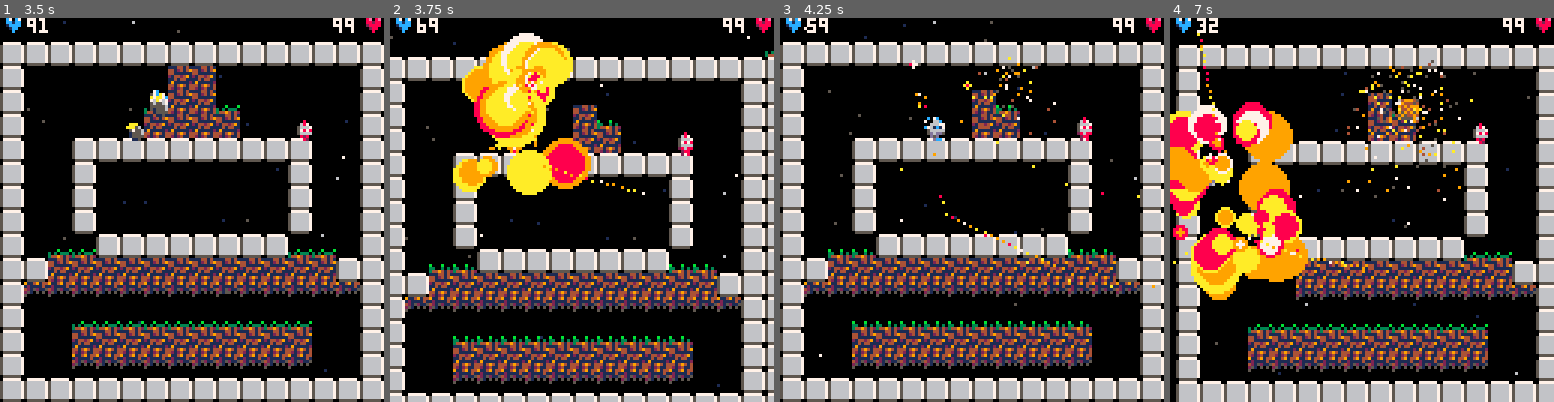
Above: before the commit, frames 1-4 (left to right).
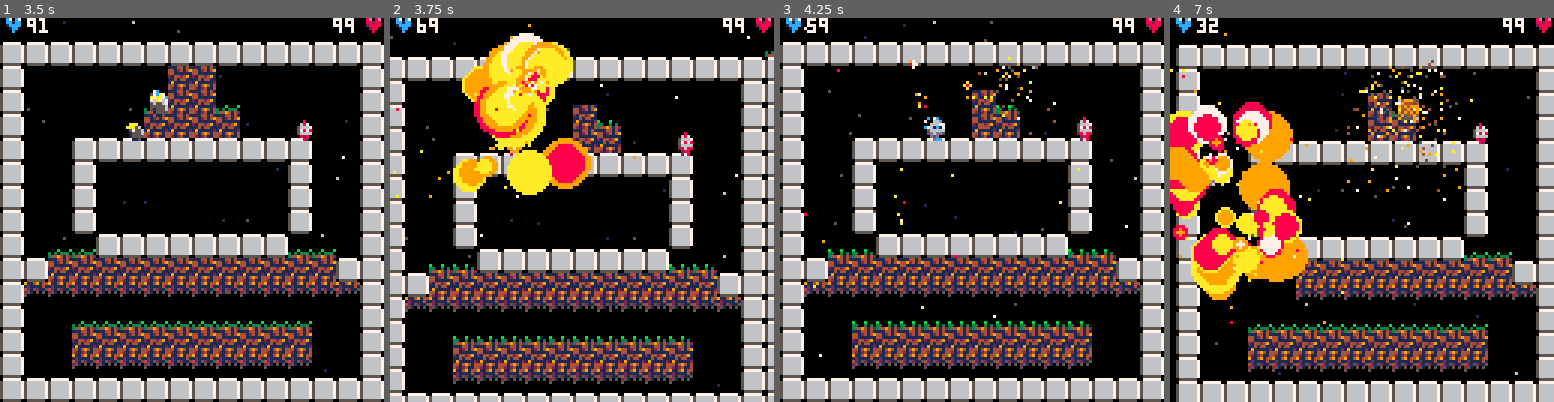
Above: after the commit, the same moments.

Repository: lkingsford/pico8-projects
Game: PICO-8 cartridge plat1.p8
The game is run twice, just before and just after one commit, with the same random seed, the same clock (stepped at 60 frames per second) and the same inputs.
Inputs:
- Up to frame 1 (3.5 s): tap X (X key) at 0.33, 1.07, 1.85, 2.97 s; tap O (Z key) at 0.7, 1.7, 2.1, 2.5, 2.9, 3.3 s; hold Right 1.6-2.1 s; hold Up 2.15-2.42 s; hold Right 2.47-3.03 s; hold Left from 3.08 s (still down)
- Up to frame 2 (3.75 s): release Left at 3.58 s; hold Down from 3.63 s (still down); tap O (Z key) at 3.7 s
- Up to frame 3 (4.25 s): release Down at 3.97 s; hold Right from 4.02 s (still down); tap X (X key) at 4.08 s; tap O (Z key) at 4.1 s
- Up to frame 4 (7 s): tap O (Z key) every 0.4 s from 4.5 to 6.9 s; release Right at 4.68 s; hold Up 4.73-5.03 s; hold Left 5.08-5.68 s; tap X (X key) at 5.2, 6.32 s; hold Down 5.73-6.03 s; hold Right 6.08-6.58 s; hold Right from 6.63 s (still down)

Frame 1 is identical in both runs. In frame 2, 0.4% of the frame differs, in the area x 0-75%, y 1-47%; in frame 3, 0.3%; in frame 4, 0.5%, in the area x 0-51%, y 3-80%.

Commit message:
Fix to explosion effect

Diff:
--- a/plat1.p8
+++ b/plat1.p8
@@ -985,6 +985,7 @@
 		add(fore_parts, p)
 	end
 	for i = 0, 20 do
+		local theta = rnd()
 		add(fore_parts, basic_part(
 			b.x,--x
 			b.y,--y
